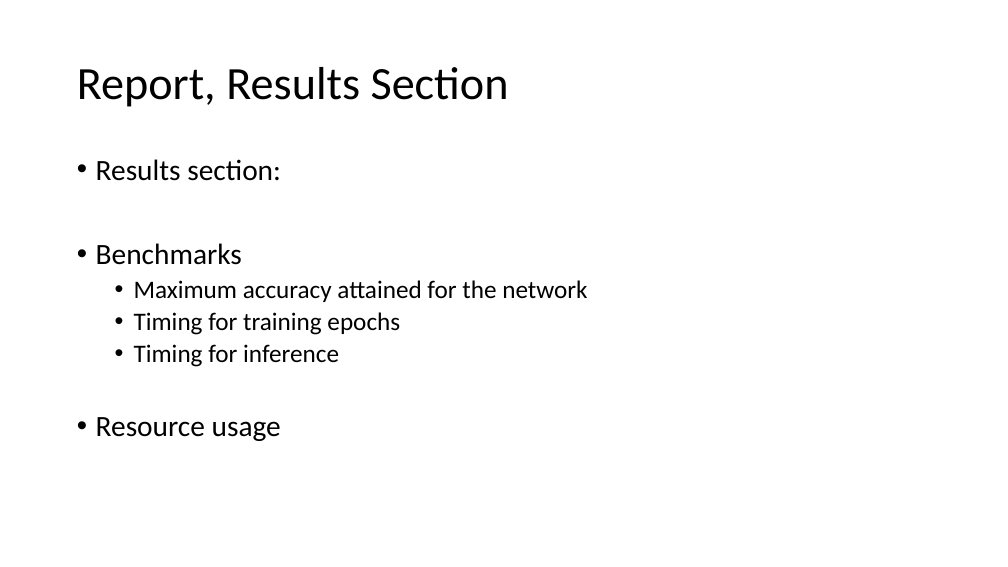
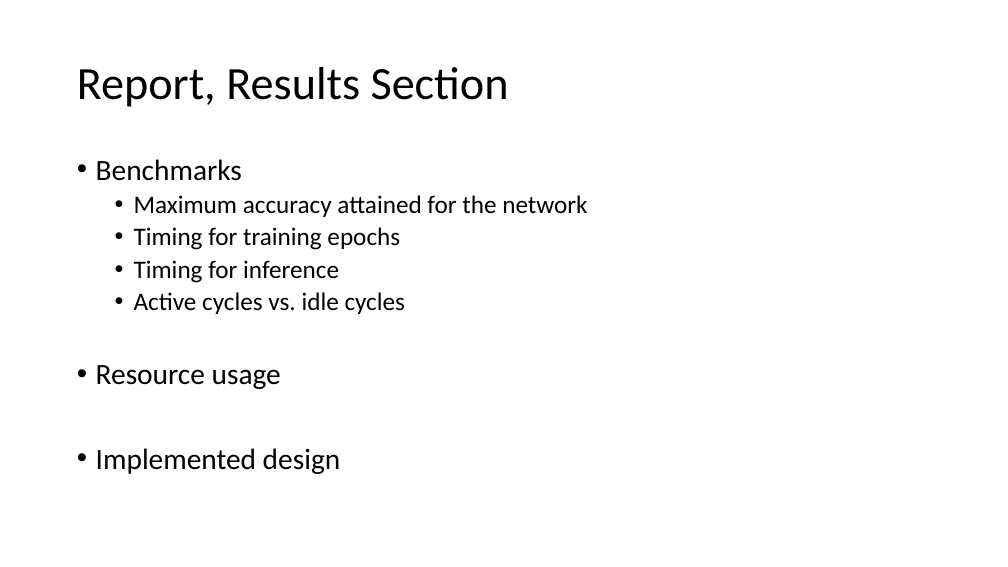
Before and after one commit to erikgroving/NeuralNetworkHardwareAccelerator, a slide deck: slide 4 of WeeklyPresentations/update13_06_17.pptx (slide 5 before the commit). Drawn at 1008x567 pixels with LibreOffice and Linux fonts; fonts in the diff are those of the drawing. Boxes give left, top, right and bottom in pixels: in the first picture for what was removed or moved away, otherwise in the second. Text is boxed around its words. In the diff, an @@ line names an element or a change of style, - is before the commit and + after.

```diff
--- a/WeeklyPresentations/update13_06_17.pptx
+++ b/WeeklyPresentations/update13_06_17.pptx
@@ text at (96,159,281,181): paragraph removed @@
-• Results section:
@@ text at (134,292,406,314): paragraph added @@
+  • Active cycles vs. idle cycles
@@ text at (96,448,341,474): paragraph added @@
+• Implemented design
```
Also in this commit, not shown: 4 other files.
